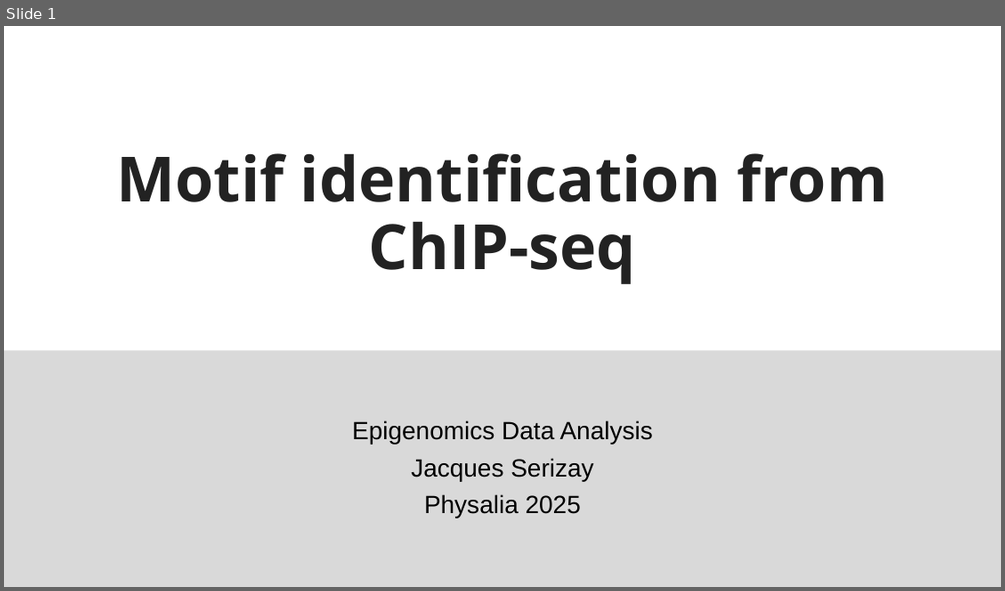
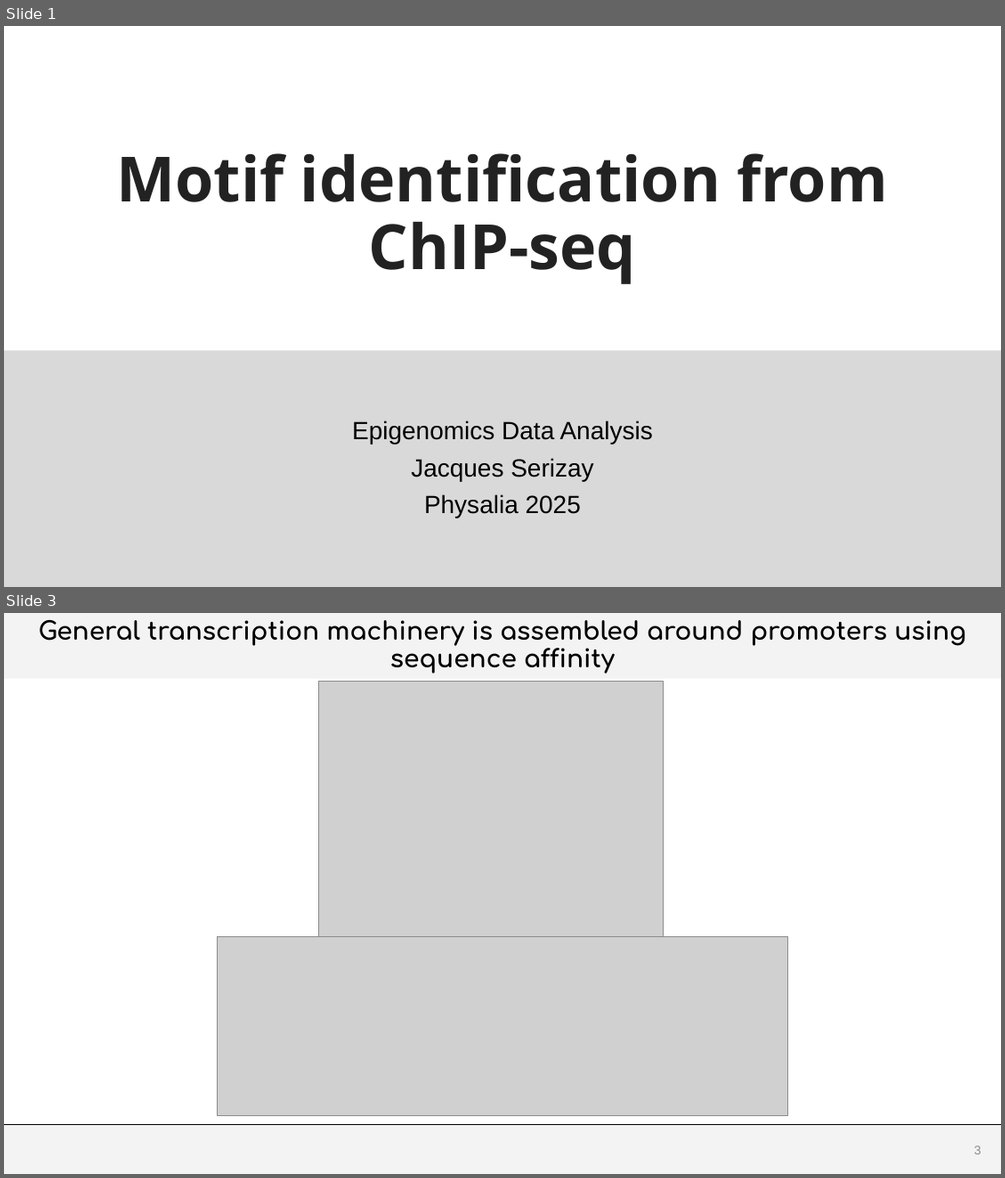
Before and after one commit to js2264/NGS-Physalia, a slide deck: inst/docs/Lecture6.pptx. Shown one above the other, each under a label of ours: slide 1 before the commit, slides 1 and 3 after it; the slides between them are not shown. The pictures are 1005x591 and 1005x1178 pixels, drawn with LibreOffice and Linux fonts; fonts in the diff are those of the drawing; grey boxes stand for pictures; background and template pictures are left out. Boxes give left, top, right and bottom in pixels: in the first picture for what was removed or moved away, otherwise in the second. Text is boxed around its words. In the diff, an @@ line names an element or a change of style, - is before the commit and + after.

```diff
--- a/inst/docs/Lecture6.pptx
+++ b/inst/docs/Lecture6.pptx
@@ slide 3 added at (x1=4, y1=613, x2=1001, y2=1174), background #FFFFFF @@
@@ title added at (x1=4, y1=613, x2=1001, y2=679), fill #D9D9D9 at 30% opacity, 24 pt, text #000000, bold @@
+General transcription machinery is assembled around promoters using sequence affinity
@@ picture added at (x1=319, y1=681, x2=663, y2=936) @@
@@ picture added at (x1=217, y1=936, x2=788, y2=1115) @@
@@ rectangle added at (x1=4, y1=1124, x2=1001, y2=1174), fill #D9D9D9 at 30% opacity @@
@@ line added from (4, 1124) to (1001, 1124), #000000 0.5 pt @@
@@ page number added at (x1=974, y1=1145, x2=981, y2=1154), 12 pt, text #8C8C8C @@
+3
```
Also in this commit, not shown: 1 slide changed, 13 other slides added, 8 other files.
